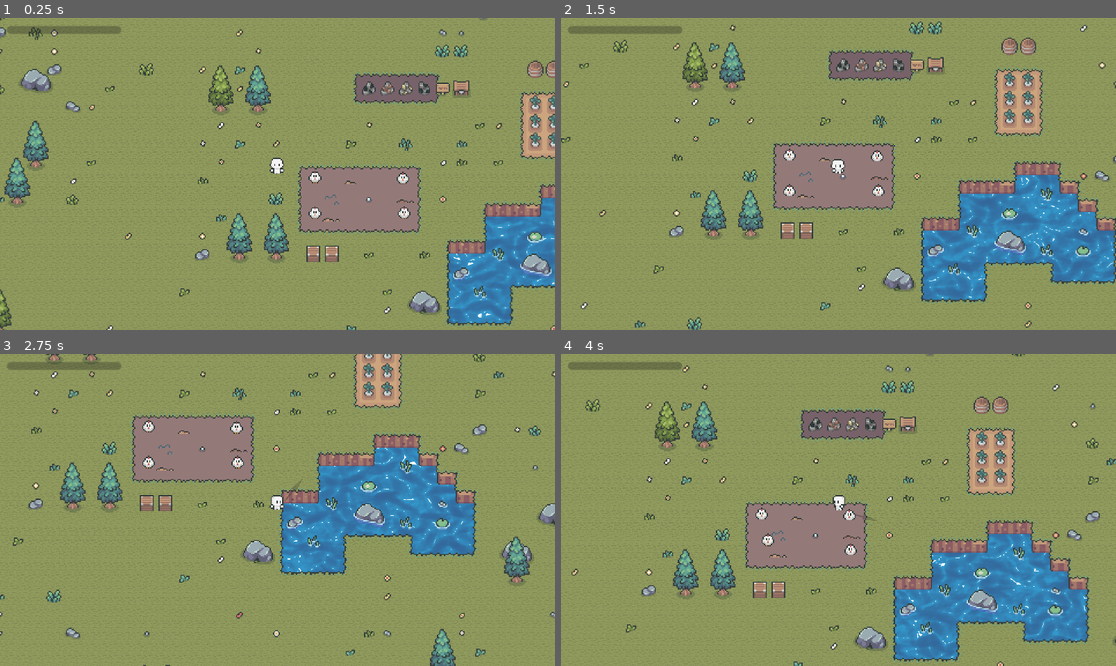
Above: before the commit, frames 1-4 (two rows, left to right).
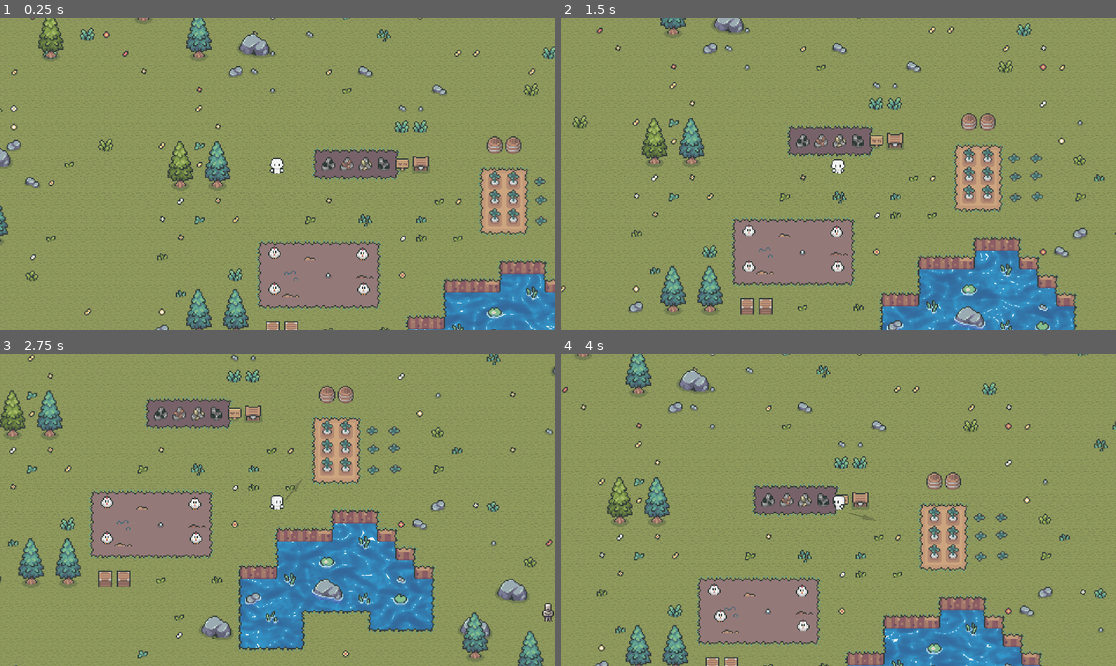
Above: after the commit, the same moments.

Repository: Lord-of-Madness/GameJam2024
Game: Godot game, scene res://Scenes/main_game.tscn
Two runs of this game, one before a commit and one after it. Both use one fixed random seed, a clock stepped at 60 frames per second and the inputs below. The engine's default icon, where the game draws it, is replaced by a stand-in: a white triangle on a blue panel in a dark square.
Inputs (mouse positions are in pixels of both pictures, inside the frame that each line leads up to):
- Up to frame 1 (0.25 s): no input
- Up to frame 2 (1.5 s): tap Enter at 0.5 s; move the mouse to (960, 158) at 0.52 s; hold D (right) 0.53-1.28 s; hold Right mouse button (Aim) 0.53-1.28 s; click (960, 158) at 0.67 s; move the mouse to (727, 189) at 1.27 s; hold S (down) from 1.28 s (still down); right-click (727, 189) at 1.35 s
- Up to frame 3 (2.75 s): move the mouse to (333, 441) at 2.02 s; release S (down) at 2.03 s; hold D (right) from 2.03 s (still down); hold Right mouse button (Aim) from 2.03 s (still down)
- Up to frame 4 (4 s): move the mouse to (810, 572) at 2.77 s; release D (right) at 2.78 s; release Right mouse button (Aim) at 2.78 s; hold W (up) 2.78-3.53 s; right-click (810, 572) at 2.85 s; click (810, 572) at 2.92 s; move the mouse to (1005, 556) at 3.52 s; hold A (left) from 3.53 s (still down); hold Right mouse button (Aim) from 3.53 s (still down)

The runs differ from the first frame. In frame 1, 33% of the frame differs, in the area x 0-100%, y 0-100%; in frame 2, 39%; in frame 3, 41%; in frame 4, 36%.
Error before the commit: Invalid access to property or key 'death_signal' on a base object of type 'null instance'. (res://Scripts/enemy.gd:25)

Commit message:
interaction but broken

Diff:
--- a/Characters/Base_character.tscn
+++ b/Characters/Base_character.tscn
@@ -440,6 +440,7 @@
 radius = 50.0
 
 [node name="BaseCharacter" type="CharacterBody2D"]
+collision_layer = 2
 script = ExtResource("1_7lcwf")
 
 [node name="AnimatedSprite2D" type="AnimatedSprite2D" parent="."]
--- /dev/null
+++ b/Scenes/Crop.tscn
@@ -0,0 +1,23 @@
+[gd_scene load_steps=5 format=3 uid="uid://dbhjsvqgn4mg2"]
+
+[ext_resource type="Script" path="res://Scripts/crop.gd" id="1_i140b"]
+[ext_resource type="Texture2D" uid="uid://cdd6e7hoo5dcc" path="res://Art/Hana Caraka Crops - Free/Crops/Spring/Turnip.png" id="1_nh3c5"]
+[ext_resource type="Script" path="res://Scripts/interaction_area.gd" id="3_it6gr"]
+
+[sub_resource type="CircleShape2D" id="CircleShape2D_eepjk"]
+radius = 9.05539
+
+[node name="Crop" type="Node2D"]
+script = ExtResource("1_i140b")
+
+[node name="Sprite2D" type="Sprite2D" parent="."]
+texture = ExtResource("1_nh3c5")
+hframes = 5
+frame = 3
+
+[node name="InteractionArea" type="Area2D" parent="."]
+script = ExtResource("3_it6gr")
+
+[node name="CollisionShape2D" type="CollisionShape2D" parent="InteractionArea"]
+position = Vector2(0, 7)
+shape = SubResource("CircleShape2D_eepjk")
--- /dev/null
+++ b/Scenes/InteractionManager.tscn
@@ -0,0 +1,19 @@
+[gd_scene load_steps=2 format=3 uid="uid://cxwqkfte1r0ix"]
+
+[ext_resource type="Script" path="res://Scripts/interaction_manager.gd" id="1_bwow8"]
+
+[node name="InteractionManager" type="Node2D"]
+script = ExtResource("1_bwow8")
+
+[node name="Label" type="Label" parent="."]
+z_index = 20
+anchors_preset = 5
+anchor_left = 0.5
+anchor_right = 0.5
+offset_left = -52.5
+offset_right = 52.5
+offset_bottom = 23.0
+grow_horizontal = 2
+text = "[E] to interact"
+horizontal_alignment = 1
+vertical_alignment = 1
--- /dev/null
+++ b/Scenes/Interaction_area.tscn
@@ -0,0 +1,11 @@
+[gd_scene load_steps=2 format=3 uid="uid://cebl3dcnt7bsh"]
+
+[ext_resource type="Script" path="res://Scripts/interaction_area.gd" id="1_vvrjq"]
+
+[node name="InteractionArea" type="Area2D"]
+collision_layer = 0
+collision_mask = 2
+script = ExtResource("1_vvrjq")
+
+[connection signal="body_entered" from="." to="." method="_on_body_entered"]
+[connection signal="body_exited" from="." to="." method="_on_body_exited"]
--- a/Scenes/main_game.tscn
+++ b/Scenes/main_game.tscn
@@ -13,6 +13,7 @@
 [ext_resource type="PackedScene" uid="uid://bwbscfbgtifl4" path="res://Characters/Base_character.tscn" id="9_kdaui"]
 [ext_resource type="AudioStream" uid="uid://sorb7g8ybcy6" path="res://Art/Music/Night-theme.mp3" id="10_4m1tr"]
 [ext_resource type="AudioStream" uid="uid://da7x66qerfu3a" path="res://Art/Music/Day-theme.mp3" id="11_gexmh"]
+[ext_resource type="PackedScene" uid="uid://dbhjsvqgn4mg2" path="res://Scenes/Crop.tscn" id="14_1rs3x"]
 
 [sub_resource type="StyleBoxFlat" id="StyleBoxFlat_dvggy"]
 bg_color = Color(1, 0, 0, 1)
@@ -132,7 +133,8 @@
 
 [node name="Timer" type="Timer" parent="."]
 
-[node name="BaseCharacter" parent="." instance=ExtResource("9_kdaui")]
+[node name="BaseCharacter" parent="." groups=["Player"] instance=ExtResource("9_kdaui")]
+unique_name_in_owner = true
 position = Vector2(-122, 94)
 
 [node name="NightStreamPlayer" type="AudioStreamPlayer" parent="."]
@@ -160,3 +162,23 @@
 
 [node name="Chicken4" parent="ChickenArea" instance=ExtResource("3_cl2rf")]
 position = Vector2(39, 17)
+
+[node name="Crops" type="Node2D" parent="."]
+
+[node name="Crop4" parent="Crops" groups=["Crops"] instance=ExtResource("14_1rs3x")]
+position = Vector2(160, 61)
+
+[node name="Crop" parent="Crops" groups=["Crops"] instance=ExtResource("14_1rs3x")]
+position = Vector2(141, 62)
+
+[node name="Crop2" parent="Crops" groups=["Crops"] instance=ExtResource("14_1rs3x")]
+position = Vector2(140, 28)
+
+[node name="Crop3" parent="Crops" groups=["Crops"] instance=ExtResource("14_1rs3x")]
+position = Vector2(159, 43)
+
+[node name="Crop5" parent="Crops" groups=["Crops"] instance=ExtResource("14_1rs3x")]
+position = Vector2(141, 44)
+
+[node name="Crop6" parent="Crops" groups=["Crops"] instance=ExtResource("14_1rs3x")]
+position = Vector2(159, 28)
--- a/Scripts/character_movement.gd
+++ b/Scripts/character_movement.gd
@@ -9,6 +9,7 @@
 @export var MaxHP = 20
 var is_alive:bool = true
 var face:facing = facing.NONE
+var collision:KinematicCollision2D
 
 var mouse_mode = true
 
@@ -24,6 +25,10 @@
 func _ready() -> void:
 	Health = MaxHP
 	arrowbase.visible = false
+
+func _on_interact():
+	print("do something")
+
 
 func _unhandled_input(event: InputEvent) -> void:
 	if event is InputEventMouseButton or event is InputEventKey:
@@ -67,7 +72,12 @@
 		velocity = Vector2(cos(angle), sin(angle))* actual_speed
 
 		# Move and Slide function uses velocity of character body to move character on map
-		move_and_slide()
+		if move_and_slide():
+			for index in get_slide_collision_count():
+				var col = get_slide_collision(index)
+				if col.get_collider().is_in_group("Crops"):
+					print("collided")
+
 func input_handling():
 	if Input.get_action_strength("right"):
 		player_sprite.play("Walk")
--- /dev/null
+++ b/Scripts/crop.gd
@@ -0,0 +1,13 @@
+extends Node2D
+class_name Crop
+
+
+@onready var interaction_area: InteractionArea = $InteractionArea
+
+
+func _ready() -> void:
+	interaction_area.interact = Callable(self, "_on_interact")
+
+
+func _on_interact():
+	print("do something")
--- /dev/null
+++ b/Scripts/interaction_area.gd
@@ -0,0 +1,17 @@
+extends Area2D
+class_name InteractionArea
+
+
+@export var action_name: String = "interact"
+
+
+var interact: Callable = func():
+	pass
+
+
+func _on_body_entered(body: Node2D) -> void:
+	InteractionManager.register_area(self)
+
+
+func _on_body_exited(body: Node2D) -> void:
+	InteractionManager.unregister_area(self)
--- /dev/null
+++ b/Scripts/interaction_manager.gd
@@ -0,0 +1,48 @@
+extends Node2D
+
+@onready var player = get_tree().get_first_node_in_group("Player")
+@onready var label = $Label
+
+const base_text = "[E] to "
+
+
+var active_areas = []
+var can_interact = true
+
+func register_area(area: InteractionArea):
+	active_areas.push_back(area)
+
+
+func unregister_area(area: InteractionArea):
+	var index = active_areas.find(area)
+	if index != -1:
+		active_areas.remove_at(index)
+
+
+func _process(delta):
+	if active_areas.size() > 0 && can_interact:
+		active_areas.sort_custom(_sort_by_distance_to_player)
+		label.text = base_text + active_areas[0].action_name
+		label.global_position = active_areas[0].global_position
+		label.global_position.y -= 36
+		label.global_position.x -= label.site.x / 2
+		label.show()
+	else:
+		label.hide()
+
+
+func _sort_by_distance_to_player(area1, area2):
+	var area1_to_player = player.global_position.distance_to(area1.global_position)
+	var area2_to_player = player.global_position.distance_to(area2.global_position)
+	return area1_to_player < area2_to_player
+
+
+func _input(event):
+	if event.is_action_pressed("interact") && can_interact:
+		if active_areas.size() > 0:
+			can_interact = false
+			label.hide()
+
+			await active_areas[0].interact.call()
+
+			can_interact = true
--- a/project.godot
+++ b/project.godot
@@ -14,6 +14,10 @@
 run/main_scene="res://Scenes/main_game.tscn"
 config/features=PackedStringArray("4.3", "Forward Plus")
 config/icon="res://icon.svg"
+
+[autoload]
+
+InteractionManager="*res://Scenes/InteractionManager.tscn"
 
 [display]
 
Not shown: 1 places in Scenes/main_game.tscn that only renumber resources
